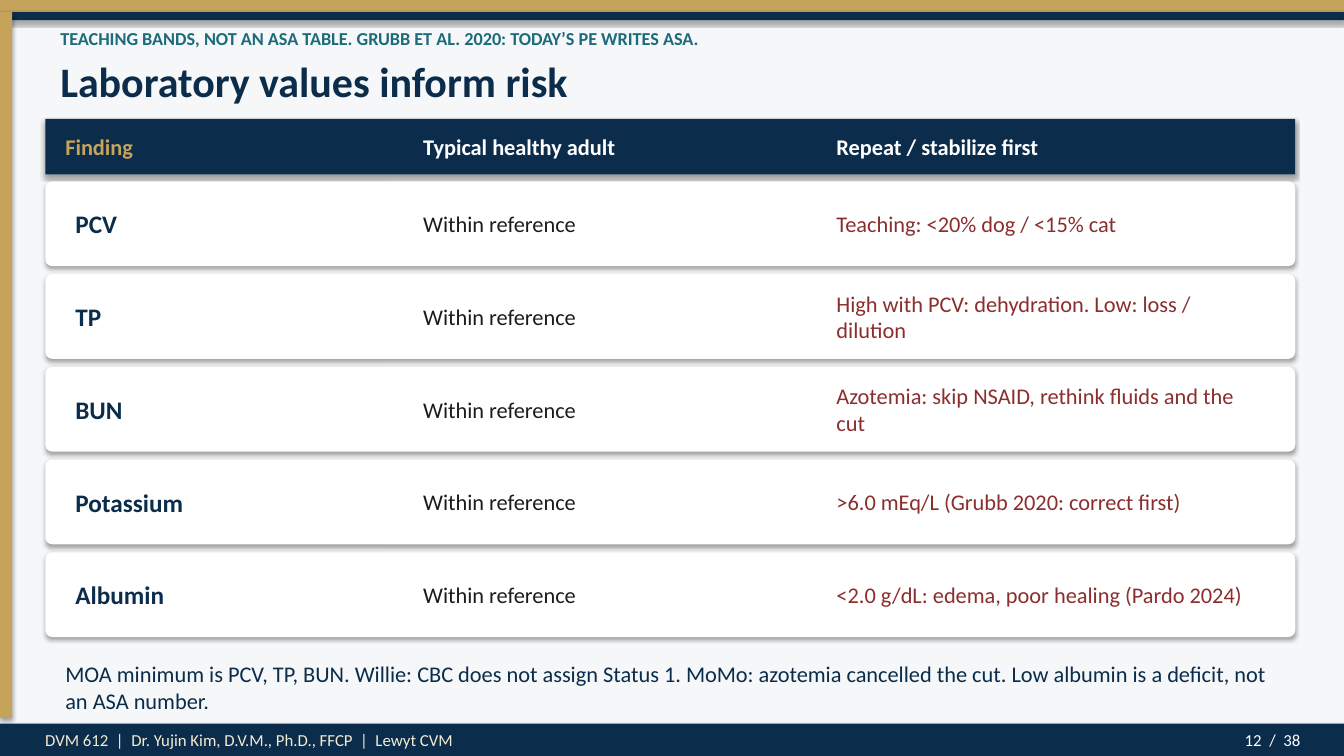
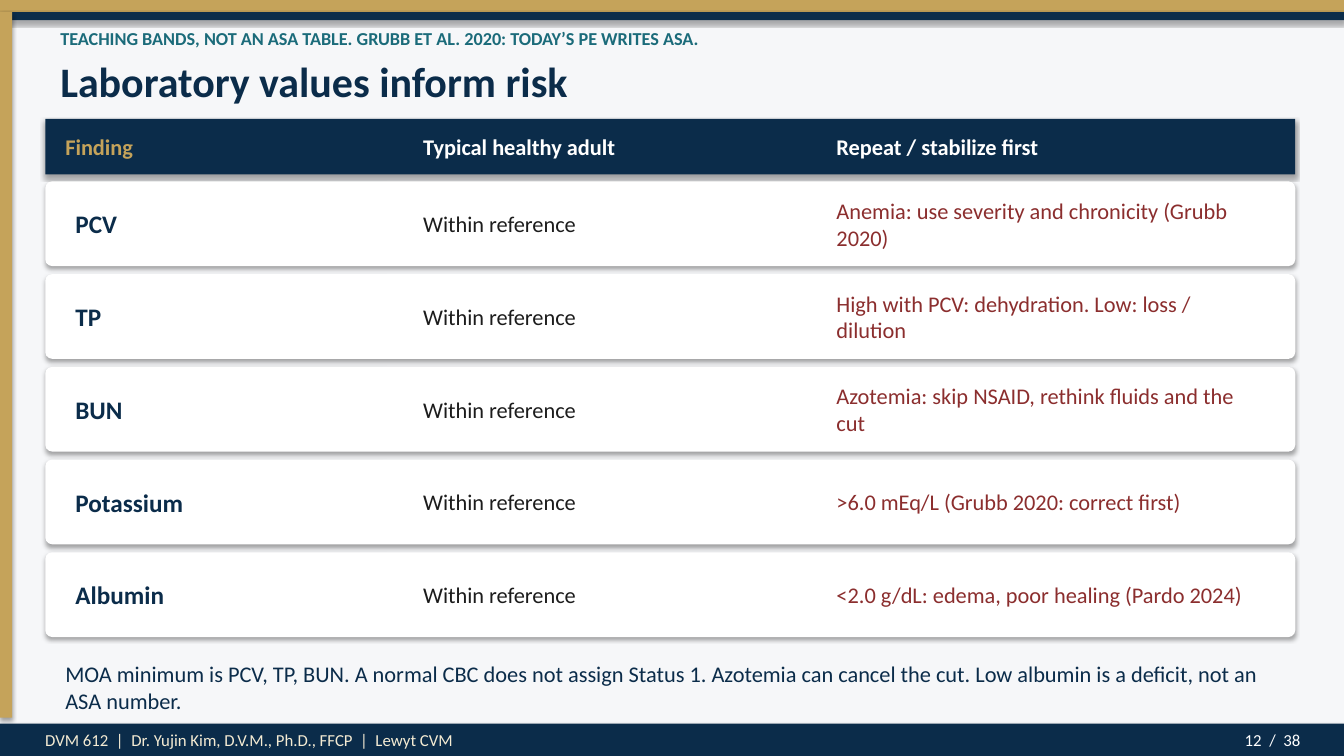
Before and after one commit to drkimvet/happycare, a slide deck: slide 12 of lectures/DVM-612_Week4_Preop_PatientPrep_Postop.pptx. Drawn at 1344x756 pixels with LibreOffice and Linux fonts; fonts in the diff are those of the drawing. Boxes give left, top, right and bottom in pixels: in the first picture for what was removed or moved away, otherwise in the second. Text is boxed around its words. In the diff, an @@ line names an element or a change of style, - is before the commit and + after.

```diff
--- a/lectures/DVM-612_Week4_Preop_PatientPrep_Postop.pptx
+++ b/lectures/DVM-612_Week4_Preop_PatientPrep_Postop.pptx
@@ text at (836, 203, 1227, 249): text changed @@
-Teaching: <20% dog / <15% cat
+Anemia: use severity and chronicity (Grubb 2020)
@@ text at (65, 666, 1256, 709): text changed @@
-MOA minimum is PCV, TP, BUN. Willie: CBC does not assign Status 1. MoMo: azotemia cancelled the cut. Low albumin is a deficit, not an ASA number.
+MOA minimum is PCV, TP, BUN. A normal CBC does not assign Status 1. Azotemia can cancel the cut. Low albumin is a deficit, not an ASA number.
```
Also in this commit, not shown: 20 other slides changed, 7 other files.
